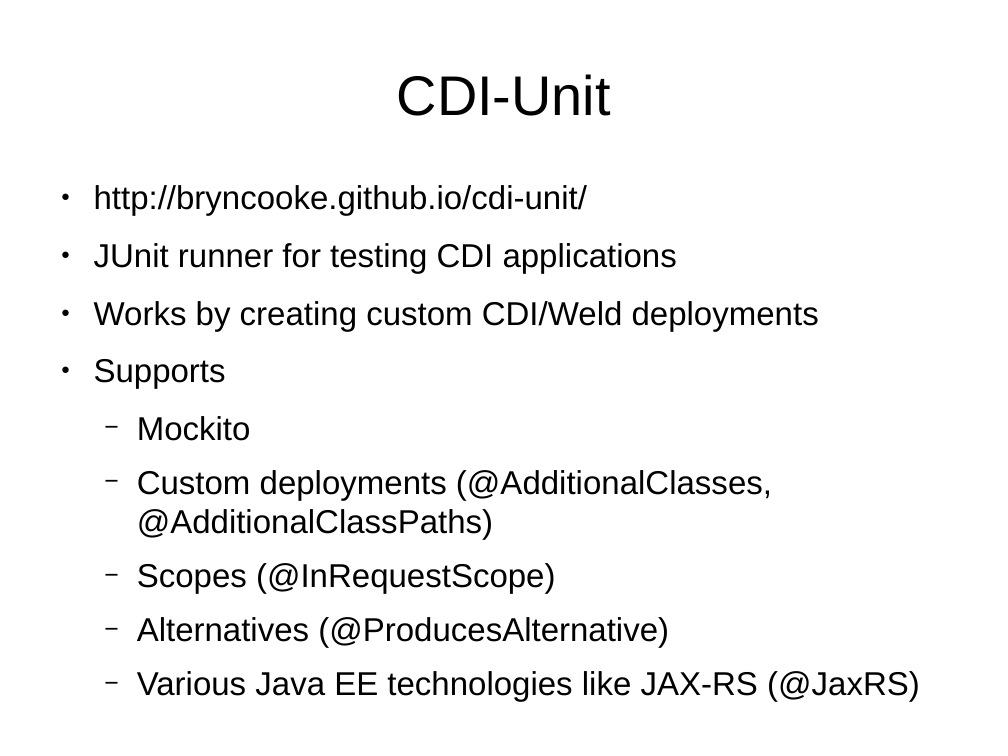
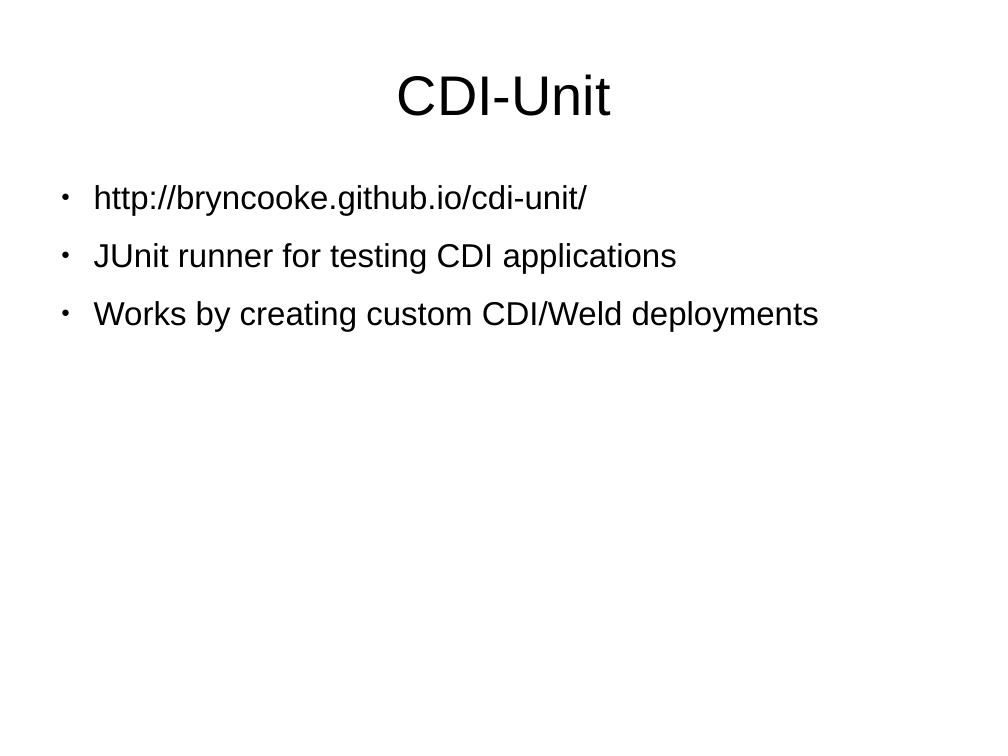
Before and after one commit to FrigoCoder/CDI, a slide deck: slide 99 of CDI.odp (slide 93 before the commit). Drawn at 1008x756 pixels with LibreOffice and Linux fonts; fonts in the diff are those of the drawing. Boxes give left, top, right and bottom in pixels: in the first picture for what was removed or moved away, otherwise in the second. Text is boxed around its words. In the diff, an @@ line names an element or a change of style, - is before the commit and + after.

```diff
--- a/CDI.odp
+++ b/CDI.odp
@@ text at <box>94,359,920,702</box>: paragraphs removed @@
-● Supports
-  − Mockito
-  − Custom deployments (@AdditionalClasses, @AdditionalClassPaths)
-  − Scopes (@InRequestScope)
-  − Alternatives (@ProducesAlternative)
-  − Various Java EE technologies like JAX-RS (@JaxRS)
```
Also in this commit, not shown: 1 other slide changed, 7 slides added.
